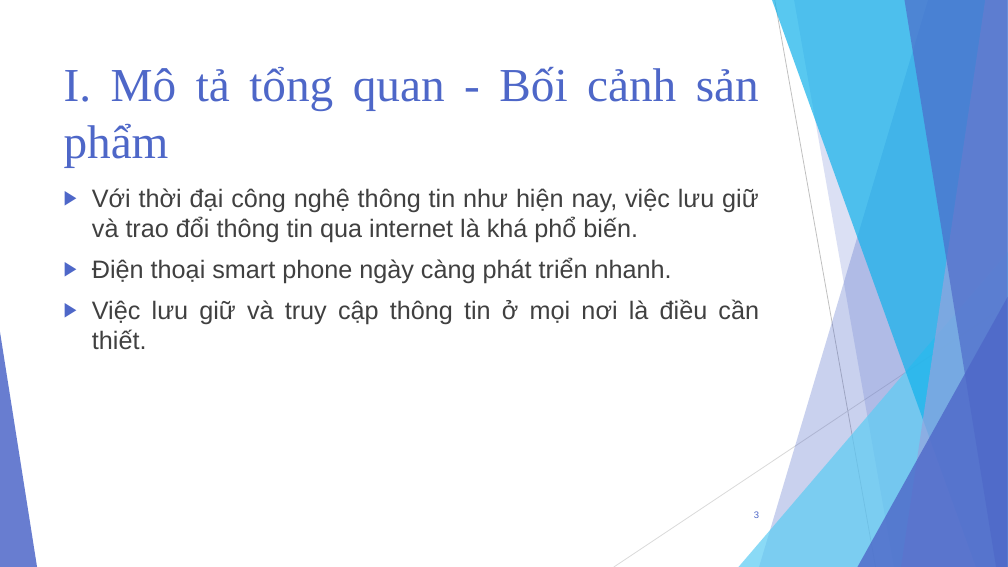
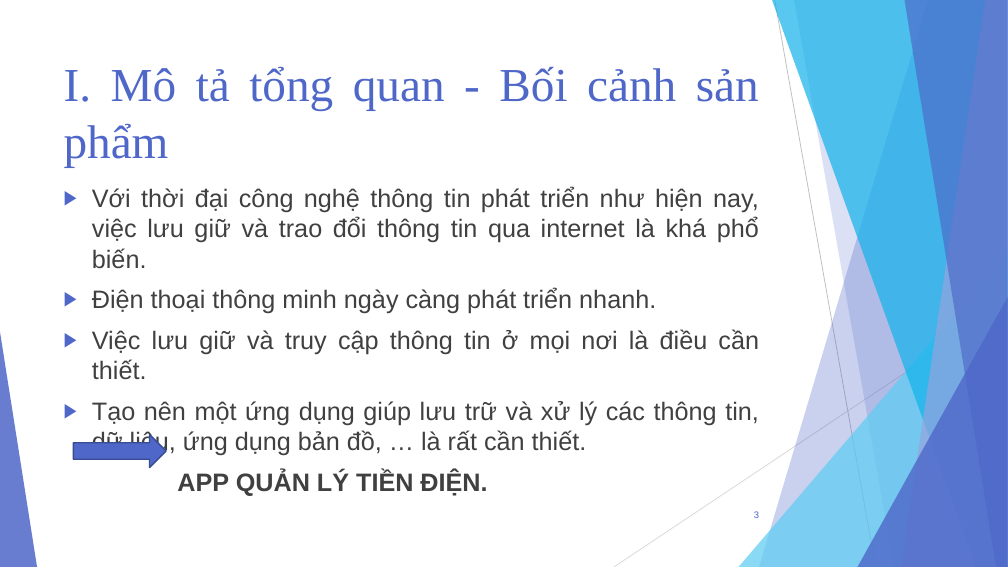
Before and after one commit to TMTAI/Android, a slide deck: slide 3 of Presentation-LuanVan.pptx. Drawn at 1008x567 pixels with LibreOffice and Linux fonts; fonts in the diff are those of the drawing. Boxes give left, top, right and bottom in pixels: in the first picture for what was removed or moved away, otherwise in the second. Text is boxed around its words. In the diff, an @@ line names an element or a change of style, - is before the commit and + after.

```diff
--- a/Presentation-LuanVan.pptx
+++ b/Presentation-LuanVan.pptx
@@ text at box(92, 187, 759, 314): text changed @@
-▶ Với thời đại công nghệ thông tin như hiện nay, việc lưu giữ và trao đổi thông tin qua internet là khá phổ biến.
-▶ Điện thoại smart phone ngày càng phát triển nhanh.
+▶ Với thời đại công nghệ thông tin phát triển như hiện nay, việc lưu giữ và trao đổi thông tin qua internet là khá phổ biến.
+▶ Điện thoại thông minh ngày càng phát triển nhanh.
@@ text at box(92, 401, 759, 496): paragraphs added @@
+▶ Tạo nên một ứng dụng giúp lưu trữ và xử lý các thông tin, dữ liệu, ứng dụng bản đồ, … là rất cần thiết.
+APP QUẢN LÝ TIỀN ĐIỆN.
@@ right arrow added at box(73, 435, 166, 468), fill #4E67C8, outline #3A4C94 1.35 pt @@
```
Also in this commit, not shown: 14 other slides changed, 11 slides added, 7 slides removed, 19 other files.
